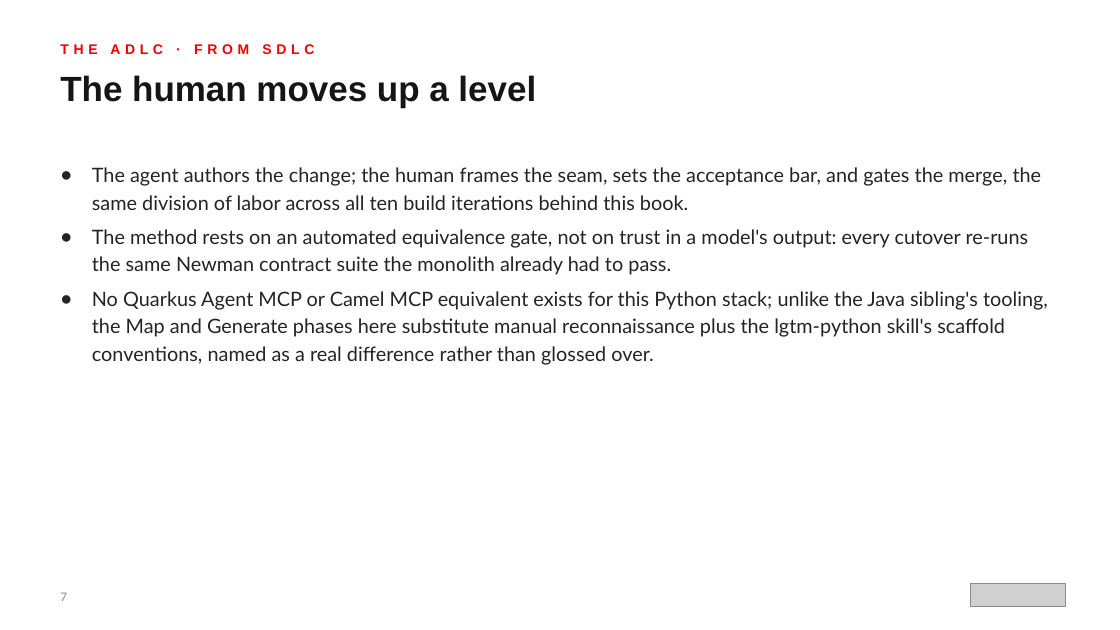
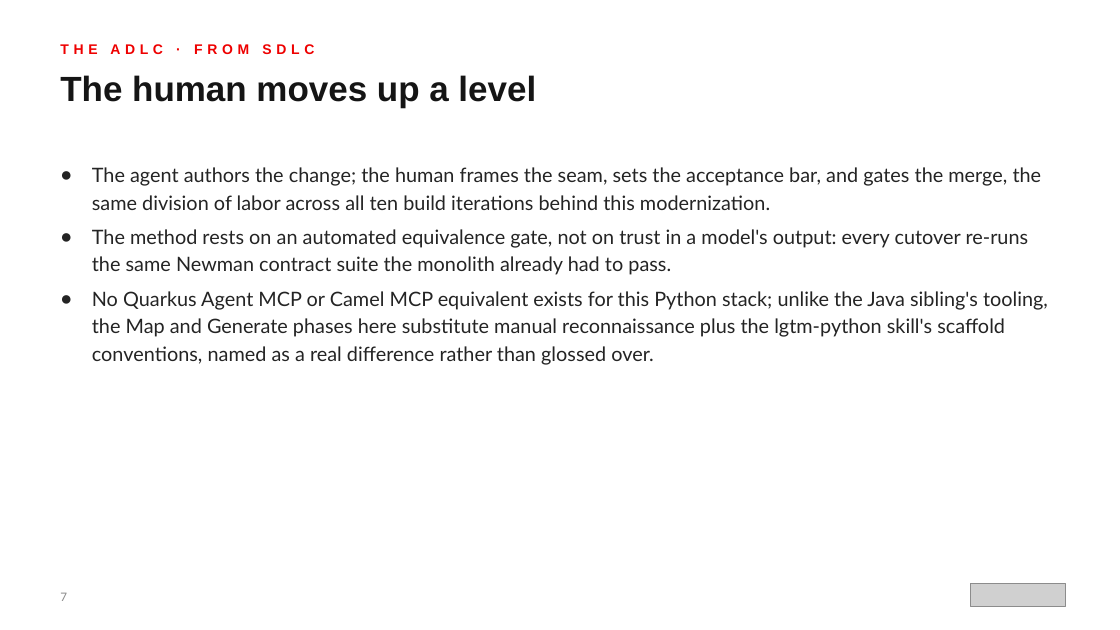
Before and after one commit to patterncatalyst/modernizing-enterprise-applications-python, a slide deck: slide 7 of presentation/lgtm-presentation/Modernizing-201.pptx. Drawn at 1120x630 pixels with LibreOffice and Linux fonts; fonts in the diff are those of the drawing; grey boxes stand for pictures. Boxes give left, top, right and bottom in pixels: in the first picture for what was removed or moved away, otherwise in the second. Text is boxed around its words. In the diff, an @@ line names an element or a change of style, - is before the commit and + after.

```diff
--- a/presentation/lgtm-presentation/Modernizing-201.pptx
+++ b/presentation/lgtm-presentation/Modernizing-201.pptx
@@ text at <box>92,167,1042,210</box>: text changed @@
-● The agent authors the change; the human frames the seam, sets the acceptance bar, and gates the merge, the same division of labor across all ten build iterations behind this book.
+● The agent authors the change; the human frames the seam, sets the acceptance bar, and gates the merge, the same division of labor across all ten build iterations behind this modernization.
```
Also in this commit, not shown: 9 other slides changed, 10 other files.
